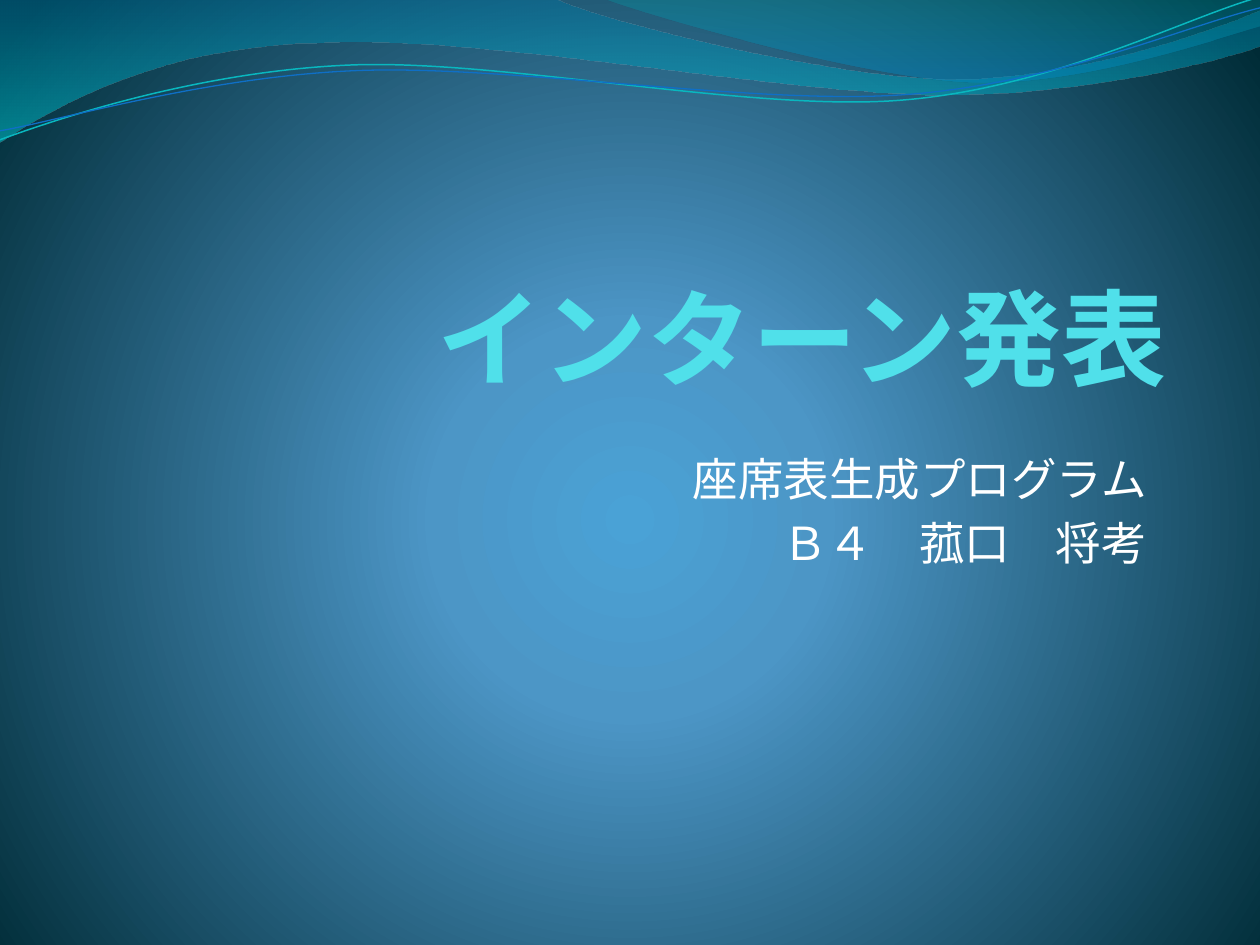
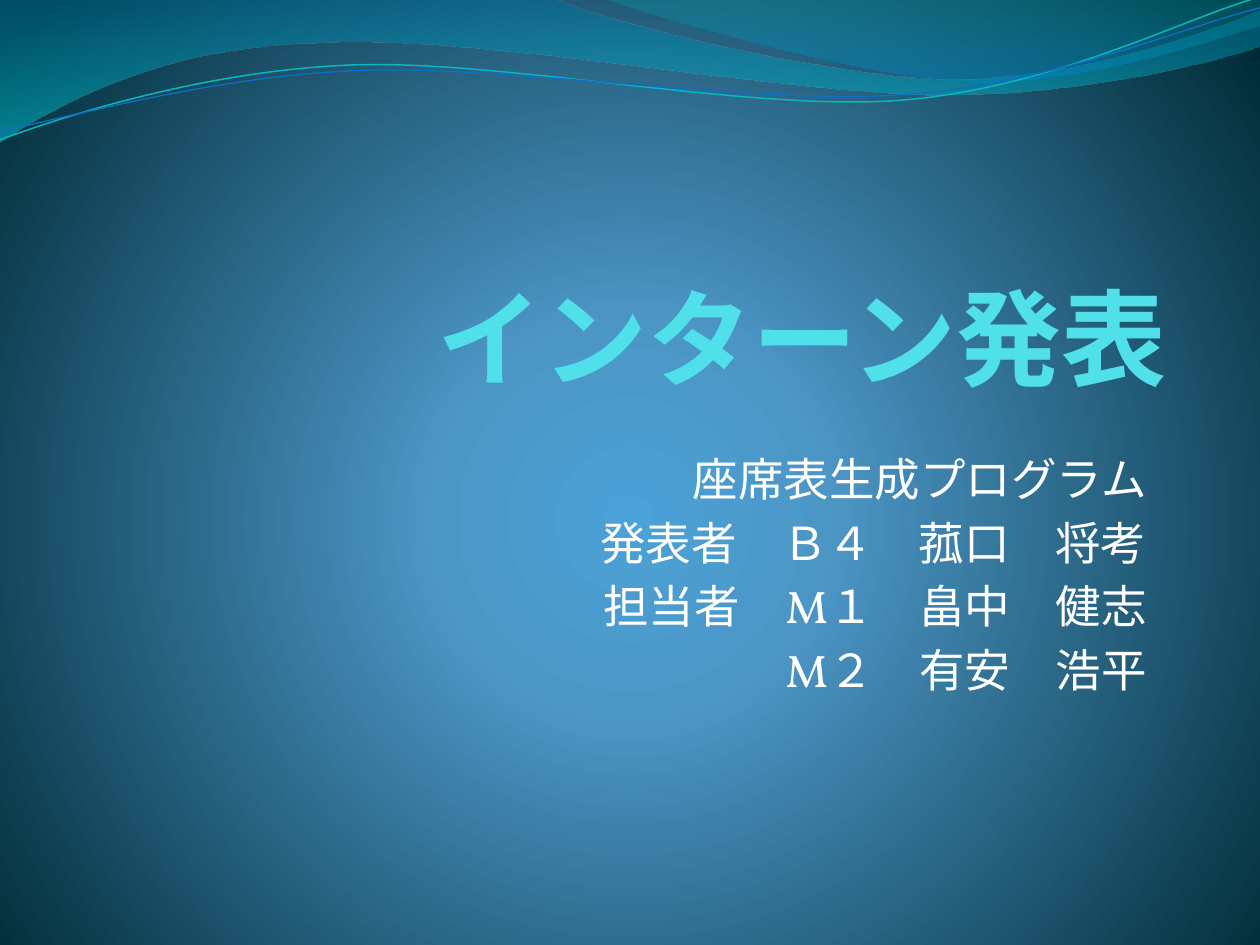
Before and after one commit to opu-yokotalab/learn-zaseki, a slide deck: slide 1 of インターン発表.pptx. Drawn at 1260x945 pixels with LibreOffice and Linux fonts; fonts in the diff are those of the drawing. Boxes give left, top, right and bottom in pixels: in the first picture for what was removed or moved away, otherwise in the second. Text is boxed around its words. In the diff, an @@ line names an element or a change of style, - is before the commit and + after.

```diff
--- a/インターン発表.pptx
+++ b/インターン発表.pptx
@@ subtitle at bbox=[600, 521, 1147, 691]: text changed @@
-Ｂ４ 菰口 将考
+発表者 Ｂ４ 菰口 将考
+担当者 M１ 畠中 健志
+M２ 有安 浩平
```
Also in this commit, not shown: 4 other slides changed, 2 slides added, 1 slide removed, 1 other file.
